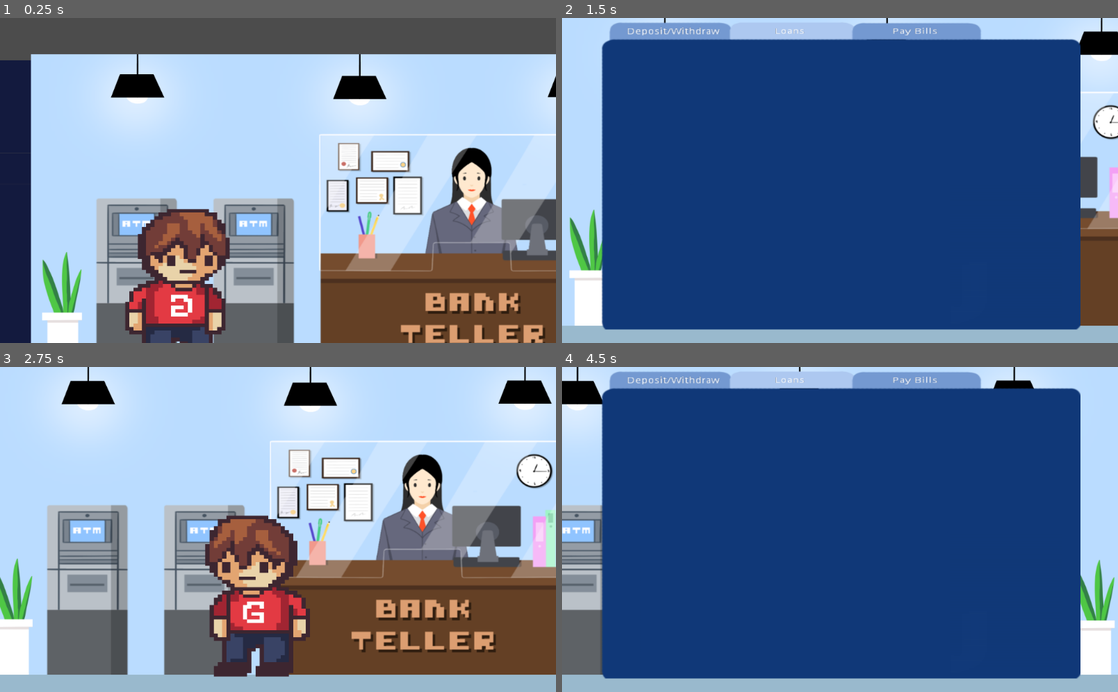
Above: before the commit, frames 1-4 (two rows, left to right).
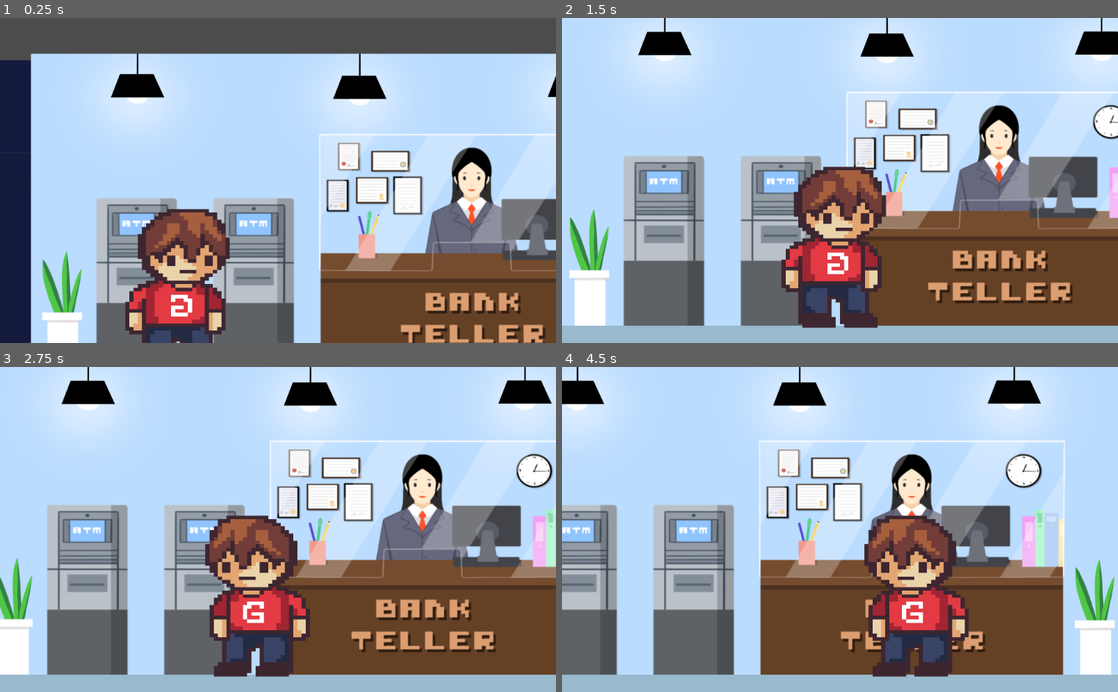
Above: after the commit, the same moments.

Repository: AndrewYeh1/Finance-game
Game: Godot game, scene res://building_interior/BankInt.tscn
Same seed, same stepped clock (60 frames per second), same inputs: the game is played once before the commit and once after it. This scene is started directly instead of the project's main scene.
Inputs (mouse positions are in pixels of both pictures, inside the frame that each line leads up to):
- Up to frame 1 (0.25 s): no input
- Up to frame 2 (1.5 s): move the mouse to (962, 164) at 0.52 s; hold Space 0.53-1.28 s; hold Right (move_right) from 0.53 s (still down); tap Up (jump) at 0.77 s; move the mouse to (728, 196) at 1.27 s; tap Space at 1.35 s
- Up to frame 3 (2.75 s): tap Up (jump) at 1.52 s; move the mouse to (333, 458) at 2.02 s; release Right (move_right) at 2.03 s; hold Left (move_left) from 2.03 s (still down); hold Space from 2.03 s (still down)
- Up to frame 4 (4.5 s): move the mouse to (812, 594) at 2.77 s; release Left (move_left) at 2.78 s; release Space at 2.78 s; hold Right (move_right) 2.78-4.28 s; tap Space at 2.85, 4.35 s; tap Up (jump) at 3.02, 3.77 s; move the mouse to (1006, 578) at 3.52 s; hold Space 3.53-4.28 s; move the mouse to (673, 480) at 4.27 s; hold Left (move_left) from 4.28 s (still down)

The runs differ from the first frame. In frame 1, 0.8% of the frame differs, in the area x 5-100%, y 10-100%; in frame 2, 79%; in frame 3, 0.4%; in frame 4, 80%, in the area x 0-98%, y 1-96%.

Commit message:
hitbox to bank

Diff:
--- a/actors/player.gd
+++ b/actors/player.gd
@@ -72,9 +72,12 @@
 func _on_buildingDetector_area_shape_entered(area_id: int, area: Area2D, area_shape: int, self_shape: int) -> void:
 	print(area.get_name())
 
-	if ["Bank", "School", "Jobs", "Home"].has(area.get_name()):
+	if ["Bank", "School", "Jobs", "Home", "BankTeller"].has(area.get_name()):
 		location = area.get_name()
 		$enter.show()
+
+	if [].has(area.get_name()):
+		location = area.get_name()
 
 
 
--- a/building_interior/BankInt.gd
+++ b/building_interior/BankInt.gd
@@ -12,5 +12,10 @@
 	if Input.is_key_pressed(KEY_ESCAPE) and menuOpen == false:
 		get_tree().change_scene("res://Play/Play.tscn")
 	if Input.is_key_pressed(KEY_SPACE):
-		$"CanvasLayer/bankMenu".visible = not $"CanvasLayer/bankMenu".visible
-		menuOpen = not menuOpen
+		if menuOpen == false:
+			if $player.location == "BankTeller":
+				$"CanvasLayer/bankMenu".visible = true
+				menuOpen = not menuOpen
+		else:
+			$"CanvasLayer/bankMenu".visible = false
+			menuOpen = not menuOpen
--- a/building_interior/BankInt.tscn
+++ b/building_interior/BankInt.tscn
@@ -6,7 +6,6 @@
 [ext_resource path="res://data/tileset.png" type="Texture" id=4]
 [ext_resource path="res://building_interior/BankInt.gd" type="Script" id=5]
 [ext_resource path="res://menuScenes/bankMenu.tscn" type="PackedScene" id=6]
-
 
 [sub_resource type="ConvexPolygonShape2D" id=1]
 points = PoolVector2Array( 0, 0, 80, 0, 80, 80, 0, 80 )
@@ -34,11 +33,14 @@
 } ]
 0/z_index = 0
 
+[sub_resource type="RectangleShape2D" id=3]
+extents = Vector2( 10.633, 2.13655 )
+
 [node name="Node2D" type="Node2D"]
 script = ExtResource( 5 )
 
 [node name="bankInterior" type="Sprite" parent="."]
-position = Vector2( 724, 444 )
+position = Vector2( 724, 443.603 )
 scale = Vector2( 0.942708, 1.02222 )
 texture = ExtResource( 3 )
 
@@ -63,3 +65,12 @@
 visible = false
 position = Vector2( 64, 32 )
 scale = Vector2( 1, 0.9 )
+
+[node name="BankTeller" type="Area2D" parent="."]
+collision_layer = 2
+collision_mask = 0
+
+[node name="CollisionShape2D" type="CollisionShape2D" parent="BankTeller"]
+position = Vector2( 972.62, 646.378 )
+scale = Vector2( -31.4145, -68.6988 )
+shape = SubResource( 3 )
--- a/menuScenes/bankMenu.tscn
+++ b/menuScenes/bankMenu.tscn
@@ -31,9 +31,9 @@
 
 [node name="depWithBut" type="Button" parent="depWith"]
 margin_left = -124.0
-margin_top = -223.0
+margin_top = -223.488
 margin_right = 27.0
-margin_bottom = -198.0
+margin_bottom = -198.488
 focus_mode = 0
 flat = true
 __meta__ = {
Not shown: 1 places in building_interior/BankInt.tscn that only renumber resources
